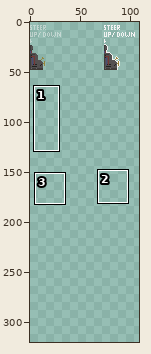
Edited in one commit: sprite sheet (art/spritesheet_vechicles/spritesheet_machines.png). Above: a wide view before the commit, with the close-up outlined.
Close-up. Before the edit:
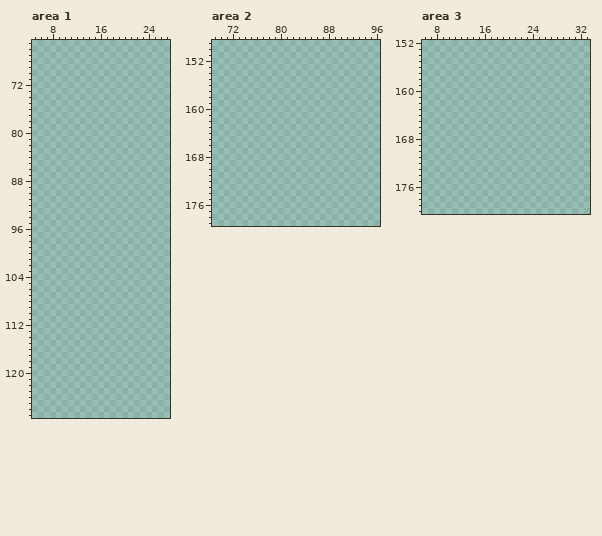
The file is 128x300 pixels. Shown: area 1: x 5..27, y 65..127; area 2: x 69..96, y 149..179; area 3: x 6..33, y 152..180. The old version is drawn lined up with the new one, on the new canvas. The wide view leaves out empty margins. The commit also changed other parts of the picture, which this record leaves out.
The result:
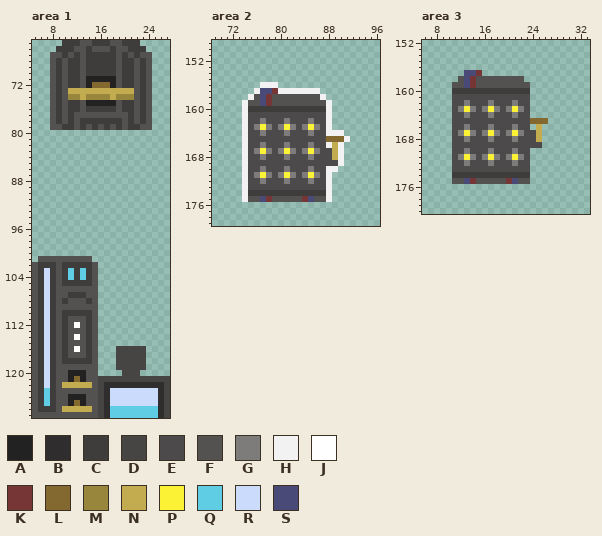
Palette (. is transparent): A #222222  B #2f2d2d  C #3f3c3c  D #474444  E #4c4a4a  F #545151  G #7e7b7b  H #f2f2f2  J #ffffff  K #763636  L #836830  M #98863c  N #c3ac4f  P #fbf236  Q #5fcde4  R #cbdbfc  S #4a4a79
From old to new:
canvas 128x300 -> 128x320
Changed rows in their new state; - is an unchanged pixel.
Area 1:
first column x 8:
 65 --CCCFFCCCFFCCC--
 66 -CCCFFCFFFCFFCCC-
 67 FFCFCFCCCCCFCFCFF
 68 FCFCCFCCCCCFCCFCF
 69 FCFCCFCCCCCFCCFCF
 70 FCFCCFCCCCCFCCFCF
 71 FCFCCFAAAAAFCCFCF
 72 FCFCCFALLLAFCCFCF
 73 FCFNNNNNNNNNNNFCF
 74 FCFMMNMMMMNMMMFCF
 75 FCFCCFAAAAAFCCFCF
 76 FCFCCFCCCCCFCCFCF
 77 FCFCFFFFFFFFFCFCF
 78 FCFCFCCCCCCCFCFCF
 79 FFCCFCFCFCFCFCCFF
first column x 5:
101 -FFFFFFFFF-------------
102 FCCCFCCCCCF------------
103 FCRCFCQCQCF------------
104 FCRCFCQCQCF------------
105 FCRCFCCCCCF------------
106 FCRCFFFFFFF------------
107 FCRCFFCCCFF------------
108 FCRCFCFFFCF------------
109 FCRCFFFFFFF------------
110 FCRCFCCCCCF------------
111 FCRCFCFFFCF------------
112 FCRCFCFJFCF------------
113 FCRCFCFFFCF------------
114 FCRCFCFJFCF------------
115 FCRCFCFFFCF------------
116 FCRCFCFJFCF---DDDDD----
117 FCRCFCFFFCF---DDDDD----
118 FCRCFCCCCCF---DDDDD----
119 FCRCFFFFFFF---DDDDD----
120 FCRCFFAAAFF----DDD-----
121 FCRCFFALAFFDDDDDDDDDDDD
122 FCRCFNNNNNFDBBBBBBBBBBD
123 FCQCFFFFFFFDBRRRRRRRRBD
124 FCQCFFAAAFFDBRRRRRRRRBD
125 FCQCFFALAFFDBRRRRRRRRBD
126 FCCCFNNNNNFDBQQQQQQQQBD
127 FFFFFFFFFFFDBQQQQQQQQBD
Area 2:
first column x 74:
156 ---HHH------------
157 --HSSKHHHHHHH-----
158 -HFSKFFFFFFFFH----
159 HFFSKFFFFFFFFFH---
160 HCCCCCCCCCCCCCH---
161 HEEEEEEEEEEEEEH---
162 HEEGEEEGEEEGEEH---
163 HEGPGEGPGEGPGEH---
164 HEEGEEEGEEEGEEHHH-
165 HEEEEEEEEEEEEELLLH
166 HEEGEEEGEEEGEEHNH-
167 HEGPGEGPGEGPGEENH-
168 HEEGEEEGEEEGEEENH-
169 HEEEEEEEEEEEEEEEH-
170 HEEGEEEGEEEGEEHH--
171 HEGPGEGPGEGPGEH---
172 HEEGEEEGEEEGEEH---
173 HEEEEEEEEEEEEEH---
174 HCCCCCCCCCCCCCH---
175 HFFSKFFFFFKSFFH---
Area 3:
first column x 11:
157 --SSK-----------
158 -FSKFFFFFFFF----
159 FFSKFFFFFFFFF---
160 CCCCCCCCCCCCC---
161 EEEEEEEEEEEEE---
162 EEGEEEGEEEGEE---
163 EGPGEGPGEGPGE---
164 EEGEEEGEEEGEE---
165 EEEEEEEEEEEEELLL
166 EEGEEEGEEEGEE-N-
167 EGPGEGPGEGPGEEN-
168 EEGEEEGEEEGEEEN-
169 EEEEEEEEEEEEEEE-
170 EEGEEEGEEEGEE---
171 EGPGEGPGEGPGE---
172 EEGEEEGEEEGEE---
173 EEEEEEEEEEEEE---
174 CCCCCCCCCCCCC---
175 FFSKFFFFFKSFF---
Boxes around the changes in both close-ups, in picture pixels (x1, y1, x2, y2):
added: (50, 40, 152, 130)
added: (32, 256, 170, 418)
added: (242, 82, 350, 202)
added: (452, 70, 548, 184)
